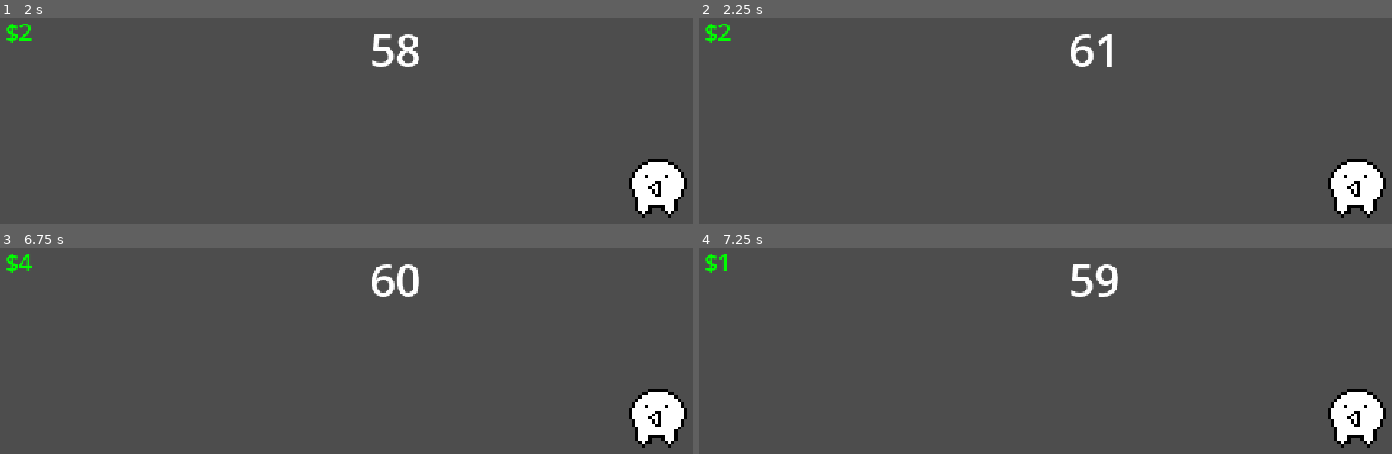
Above: before the commit, frames 1-4 (two rows, left to right).
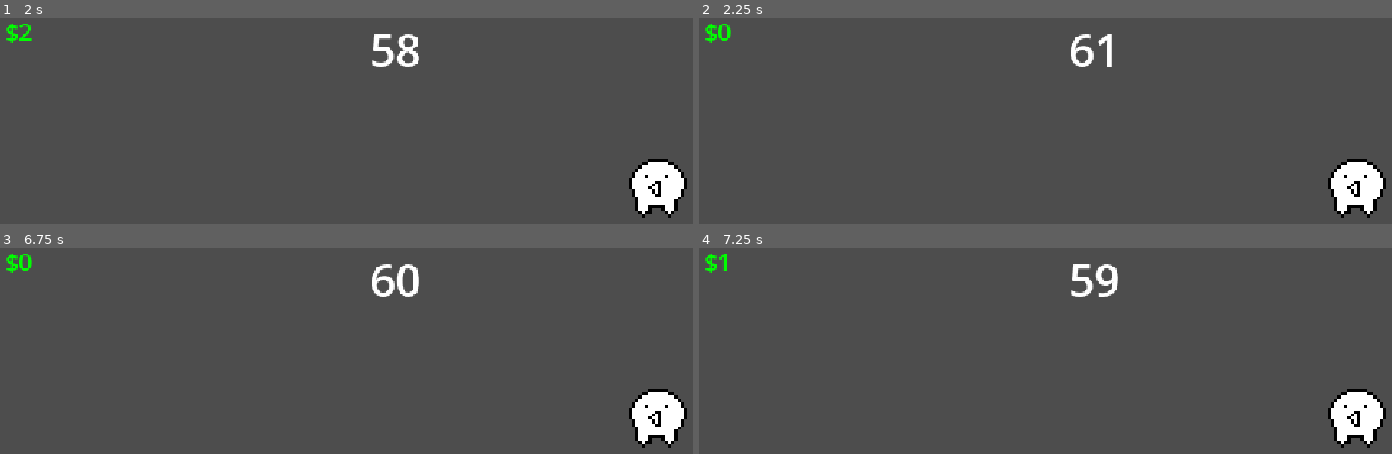
Above: after the commit, the same moments.

Repository: HalenDev57/Till-You-Die
Game: Godot game, scene res://Scripts/The_Countdown.tscn
Same seed, same stepped clock (60 frames per second), same inputs: the game is played once before the commit and once after it.
Inputs (mouse positions are in pixels of both pictures, inside the frame that each line leads up to):
- Up to frame 1 (2 s): click (658, 188) at 0.5 s; click (658, 188) at 1.25 s
- Up to frame 2 (2.25 s): click (1357, 188) at 2 s
- Up to frame 3 (6.75 s): tap Enter at 2.75, 4.25, 6.5 s; tap Space at 3.5, 5.75 s
- Up to frame 4 (7.25 s): no input

Frame 1 is identical in both runs. In frame 2, less than 0.1% of the frame differs, in the area x 2-5%, y 2-12%; in frame 3, 0.1%; in frame 4, nothing differs.

Commit message:
Money is fixed and I am twixxed

Diff:
--- a/till-you-die/Scripts/label.gd
+++ b/till-you-die/Scripts/label.gd
@@ -34,5 +34,5 @@
 		cash.money -= time_increase_cost
 		print(cash.money)
 		time_increase_cost += 2
-		text = "$" + str(cash.money)
+		cash.text = "$" + str(cash.money)
 		text = str(time)
